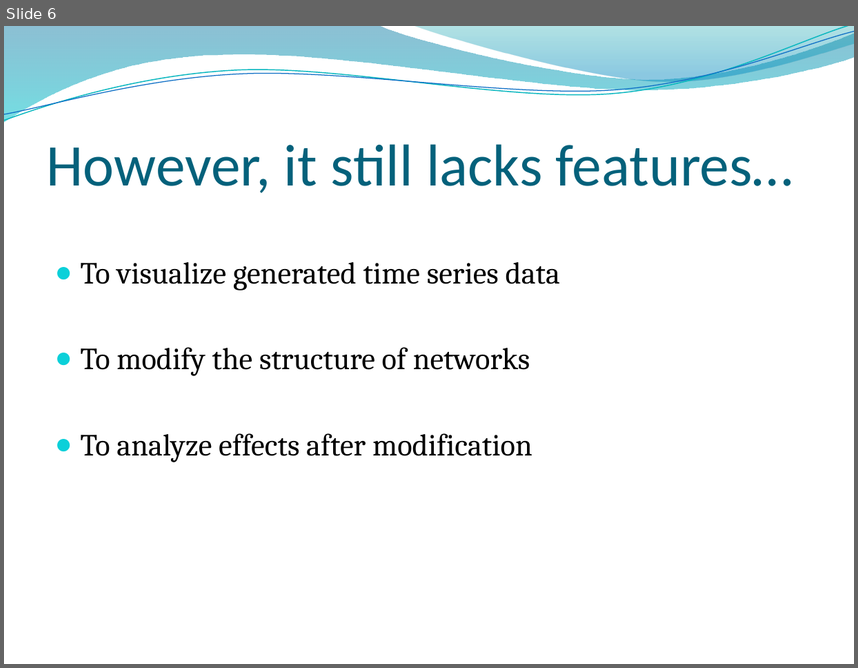
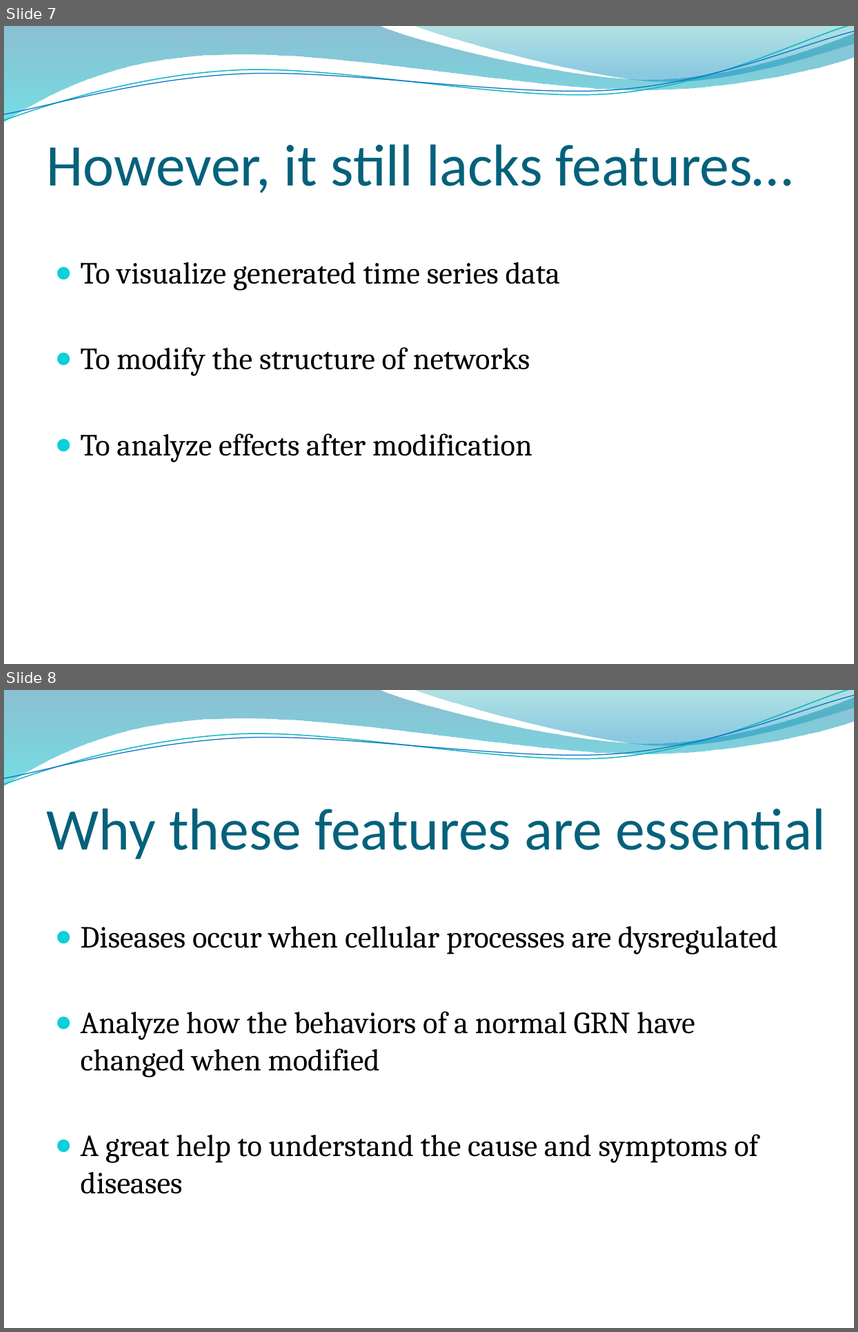
Before and after one commit to linn24/FYP, a slide deck: Documentation/FYP_Oral.pptx. Shown one above the other, each under a label of ours: slide 6 before the commit, slides 7 and 8 after it. The pictures are 858x668 and 858x1332 pixels, drawn with LibreOffice and Linux fonts; fonts in the diff are those of the drawing; background and template pictures are left out. Boxes give left, top, right and bottom in pixels: in the first picture for what was removed or moved away, otherwise in the second. Text is boxed around its words. In the diff, an @@ line names an element or a change of style, - is before the commit and + after.

```diff
--- a/Documentation/FYP_Oral.pptx
+++ b/Documentation/FYP_Oral.pptx
@@ slide 8 added at bbox=[4, 690, 854, 1328], background picture (left out); not listed: 4 template elements that a slide beside it also shows @@
@@ title added at bbox=[47, 808, 825, 859], 50 pt, text #04617B @@
+Why these features are essential
@@ text added at bbox=[81, 926, 778, 1194], 26 pt, text #000000 @@
+● Diseases occur when cellular processes are dysregulated
+● Analyze how the behaviors of a normal GRN have changed when modified
+● A great help to understand the cause and symptoms of diseases
@@ what was slide 6 is now slide 7 @@
```
Also in this commit, not shown: 11 slides changed, 4 other slides added, 1 slide removed.
